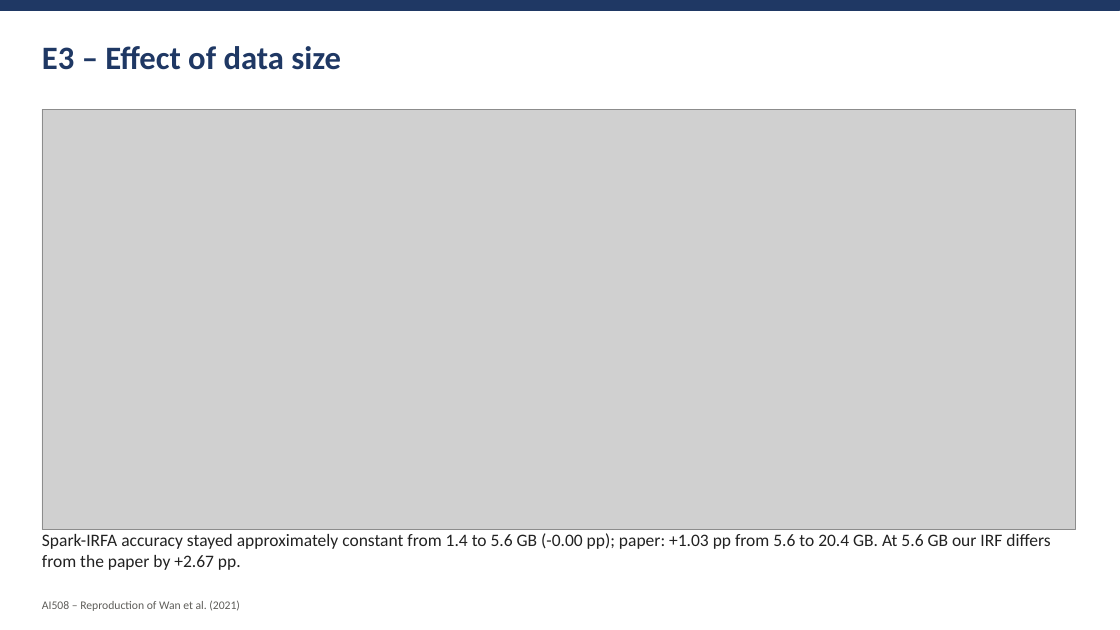
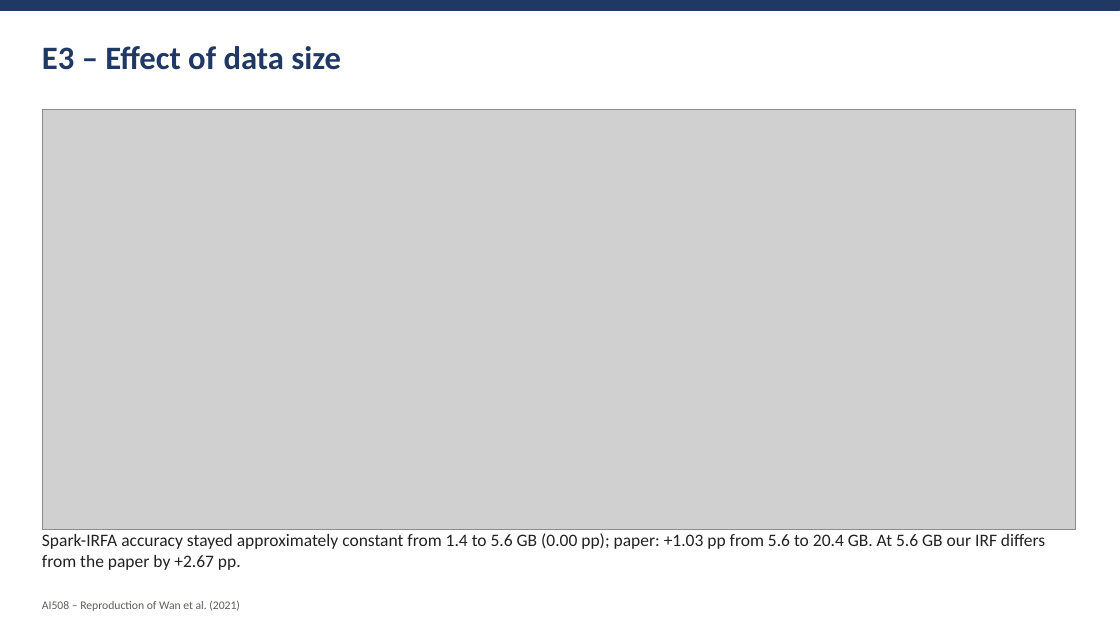
Before and after one commit to amnaaljasmi701/ai508-bearing-irf-reproduction, a slide deck: slide 9 of report/AI508_A2_Presentation.pptx. Drawn at 1120x630 pixels with LibreOffice and Linux fonts; fonts in the diff are those of the drawing; grey boxes stand for pictures. Boxes give left, top, right and bottom in pixels: in the first picture for what was removed or moved away, otherwise in the second. Text is boxed around its words. In the diff, an @@ line names an element or a change of style, - is before the commit and + after.

```diff
--- a/report/AI508_A2_Presentation.pptx
+++ b/report/AI508_A2_Presentation.pptx
@@ text at (42, 533, 1045, 570): text changed @@
-Spark-IRFA accuracy stayed approximately constant from 1.4 to 5.6 GB (-0.00 pp); paper: +1.03 pp from 5.6 to 20.4 GB. At 5.6 GB our IRF differs from the paper by +2.67 pp.
+Spark-IRFA accuracy stayed approximately constant from 1.4 to 5.6 GB (0.00 pp); paper: +1.03 pp from 5.6 to 20.4 GB. At 5.6 GB our IRF differs from the paper by +2.67 pp.
```
Also in this commit, not shown: 4 other slides changed, 18 other files.
